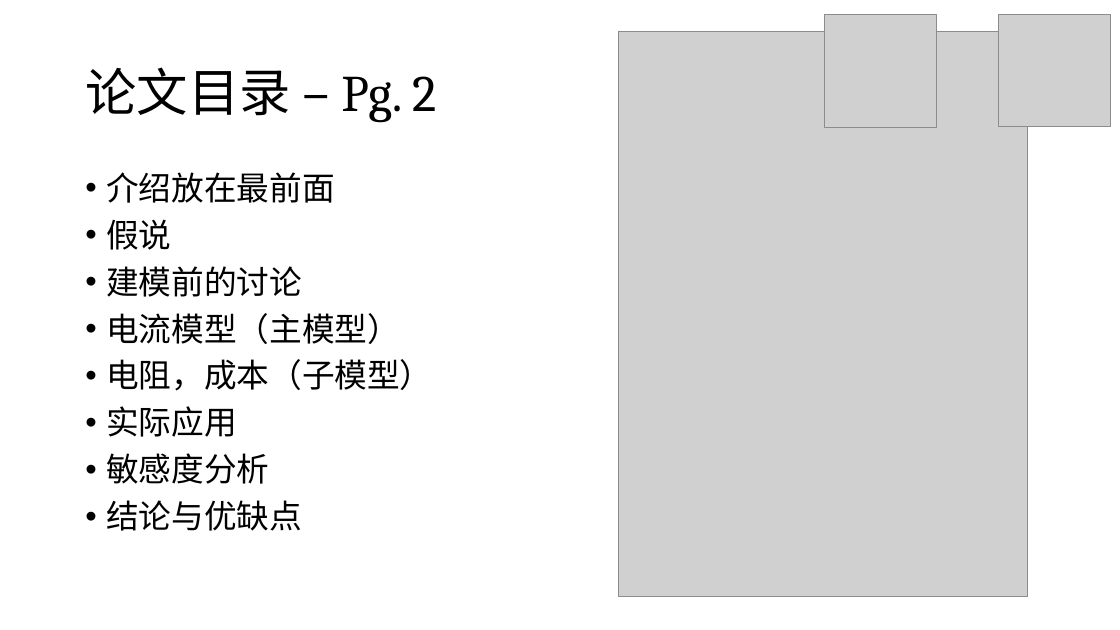
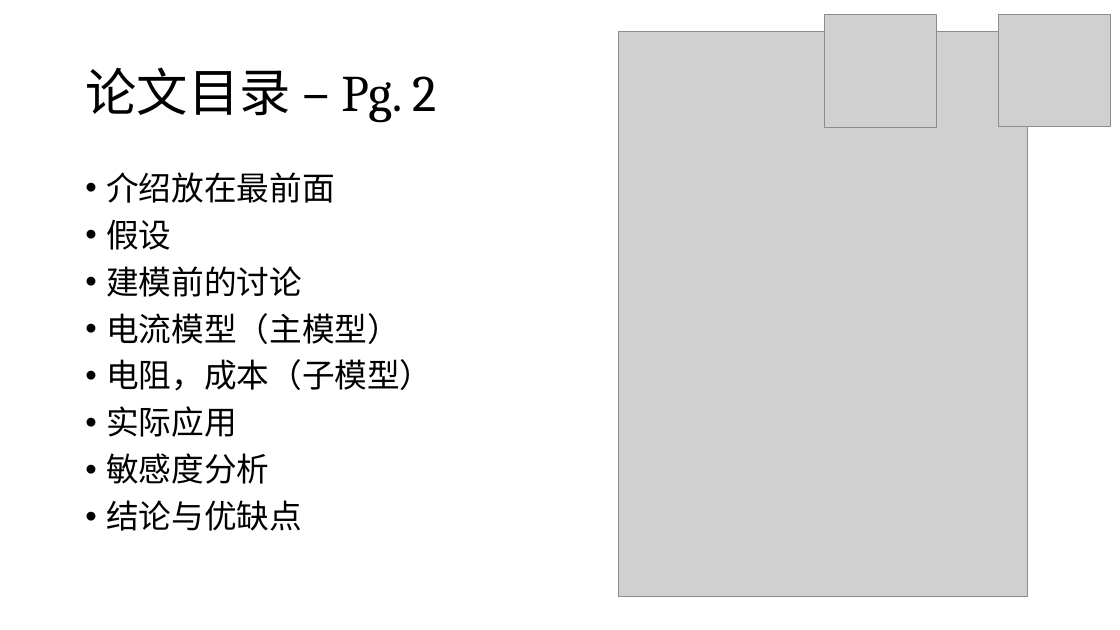
Before and after one commit to stOOrz-Science-Mind/2019_HiMCM_A_10005, a slide deck: slide 6 of 10005.pptx. Drawn at 1120x630 pixels with LibreOffice and Linux fonts; fonts in the diff are those of the drawing; grey boxes stand for pictures. Boxes give left, top, right and bottom in pixels: in the first picture for what was removed or moved away, otherwise in the second. Text is boxed around its words. In the diff, an @@ line names an element or a change of style, - is before the commit and + after.

```diff
--- a/10005.pptx
+++ b/10005.pptx
@@ text at box(106, 220, 171, 250): text changed @@
-• 假说
+• 假设
```
Also in this commit, not shown: 2 other slides changed, 12 slides added, 2 other files.
